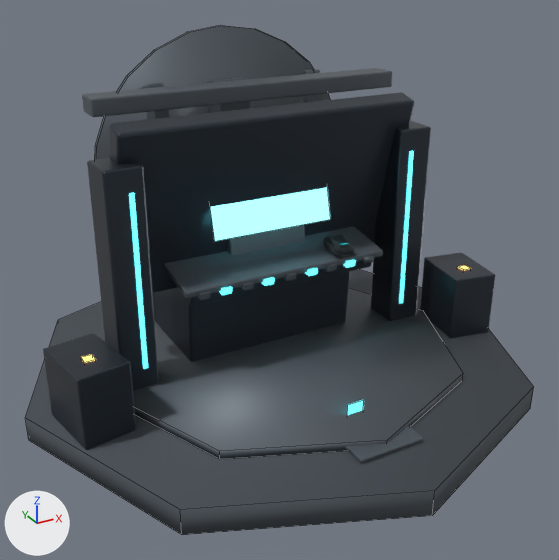
Renders of the Blender file docs/blender/quest_base_scene_v1.blend from each side of a commit.
The view is the same before and after, from a 50 mm lens placed at (-3.38, -4.76, 3.9), pointed at (-0.08, 1.25, 0.89). Arrows for +X, +Y and +Z are at lower left; the lights stay in place. The older version comes first. Mesh edges are drawn as thin lines on the coarser meshes.

Objects in the first picture: 'BasePlatform', 'ConsoleShelf', 'InnerPlatform', 'LeftDataPylon', 'LeftPlinth', 'MainPanelFrame', 'MainPanelScreen', 'MainPedestal', 'OverheadBridge', 'RearHalo', 'RightDataPylon', 'RightPlinth' and 21 more.
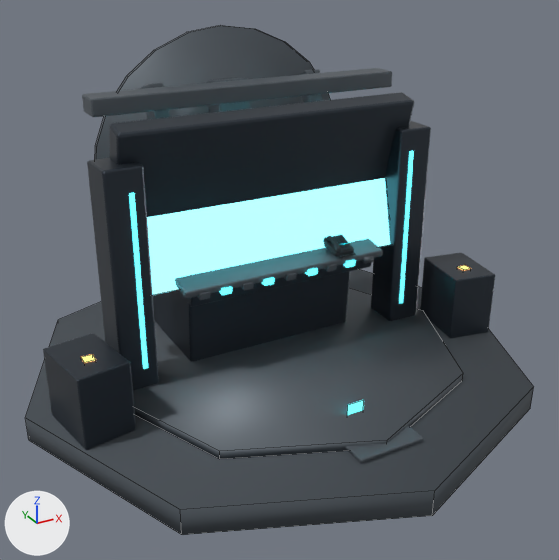
The change, as a list of edits to the scene's bpy script:
```text
Change me_plane_001:
    used by ob_mainpanelscreen; location = (0.0, 1.56, 1.64); rotation_euler = (1.326, 0.0, 0.0), in degrees (76, 0, 0)
    remove me_plane_001.from_pydata(...)  # 4 vertices, 1 face; spans x -0.64..0.64, y -0.33..0.33, z 0.0
    add me_plane_001.from_pydata(...)  # 4 vertices, 1 face; spans x -1.36..1.36, y -0.71..0.71, z 0.0
    me_plane_001 part 1
    me_plane_001.vertices[0].co: (-0.64, -0.33, 0.0) -> (-1.36, -0.71, 0.0)  # pixel (214, 241) -> not seen
    me_plane_001.vertices[1].co: (0.64, -0.33, 0.0) -> (1.36, -0.71, 0.0)  # pixel (330, 219) -> not seen
    me_plane_001.vertices[2].co: (-0.64, 0.33, 0.0) -> (-1.36, 0.71, 0.0)
    me_plane_001.vertices[3].co: (0.64, 0.33, 0.0) -> (1.36, 0.71, 0.0)
```

Boxes [x1, y1, x2, y2] around the edits, measured in the pictures (559 x 560 px):
'MainPanelScreen', reshaped (100% wider, 119% taller)
    before: [210, 188, 331, 241]
    after: [147, 178, 390, 295]
'PedestalNeck', unchanged, covered by the edit
    before: [227, 224, 305, 255]
